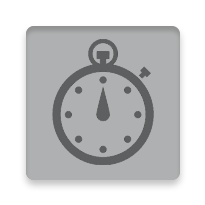
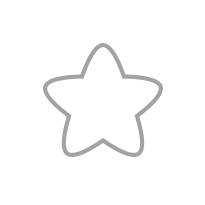
Layered file, before and after one edit (205x205). Changes by layer:
hid "selected state" over [26, 26, 180, 180]
added layer "Polygon 2" above "favourite" over [43, 43, 163, 157]
hid "timer" over [52, 39, 154, 165]
hid "Rounded Rectangle 1" over [26, 26, 180, 180]
